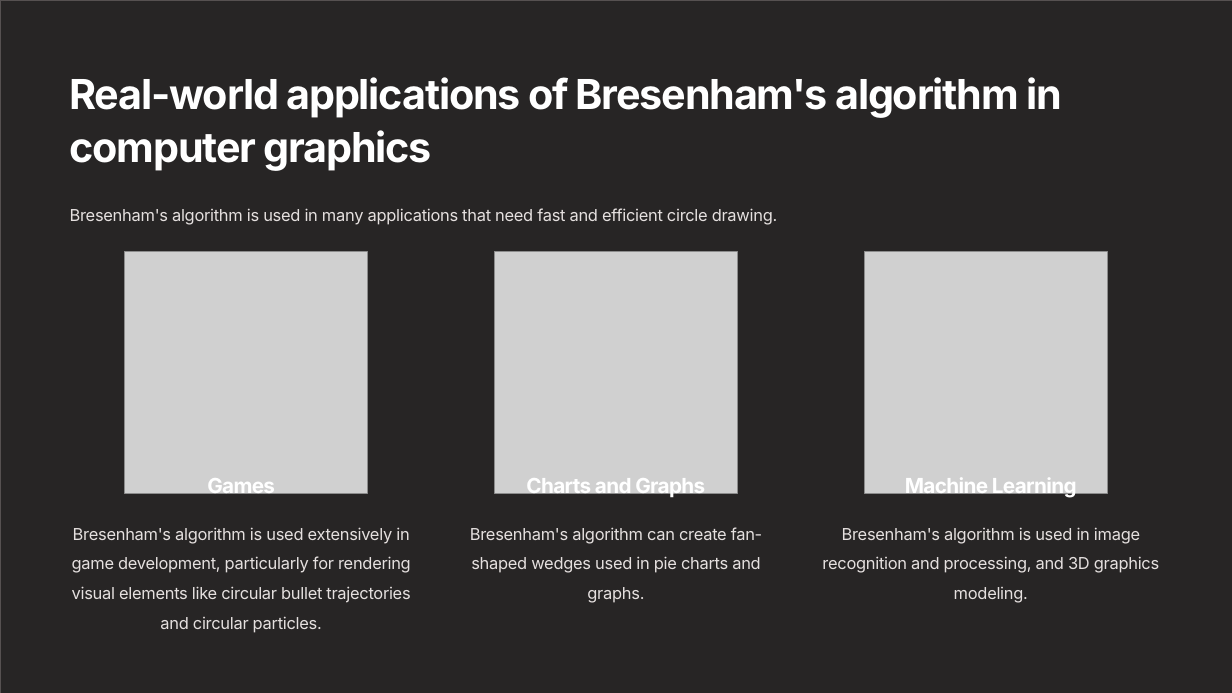
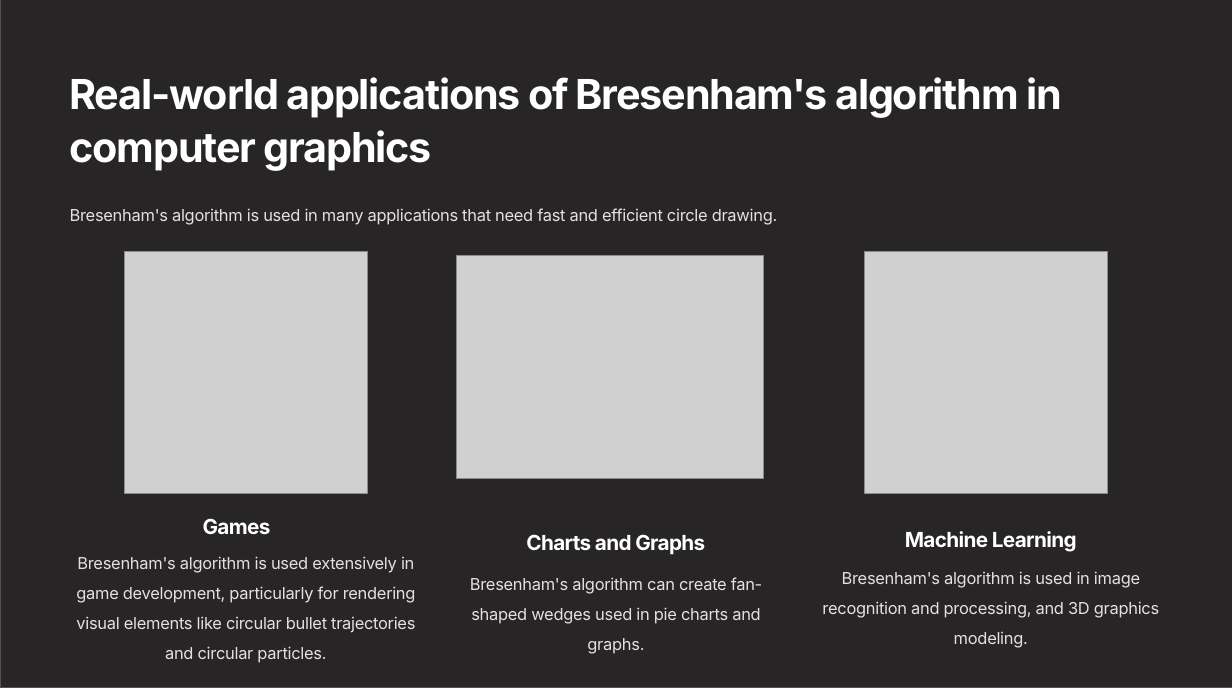
Before and after one commit to shahdhiraj/Presentation_slides, a slide deck: slide 6 of Bresenham's.pptx. Drawn at 1232x693 pixels with LibreOffice and Linux fonts; fonts in the diff are those of the drawing; grey boxes stand for pictures. Boxes give left, top, right and bottom in pixels: in the first picture for what was removed or moved away, otherwise in the second. Text is boxed around its words. In the diff, an @@ line names an element or a change of style, - is before the commit and + after.

Commit message:
final

```diff
--- a/Bresenham's.pptx
+++ b/Bresenham's.pptx
@@ rectangle: place and size @@
-rectangle at <box>0,0,1232,693</box>
+rectangle at <box>0,0,1232,688</box>
@@ picture: place and size @@
-picture at <box>494,252,738,494</box>
+picture at <box>457,256,763,478</box>
@@ text "Games": place and size @@
-text "Games" at <box>207,478,275,498</box>
+text "Games" at <box>203,518,271,535</box>
@@ text "Charts and Graphs": place and size @@
-text "Charts and Graphs" at <box>526,478,705,498</box>
+text "Charts and Graphs" at <box>526,534,705,555</box>
@@ text "Machine Learning": place and size @@
-text "Machine Learning" at <box>905,478,1077,498</box>
+text "Machine Learning" at <box>905,531,1077,552</box>
@@ text "Bresenham's algorithm is used extensively ...": place and size @@
-text "Bresenham's algorithm is used extensively ..." at <box>72,527,411,633</box>
+text "Bresenham's algorithm is used extensively ..." at <box>76,556,416,663</box>
@@ text "Bresenham's algorithm can create fan-shaped ...": place and size @@
-text "Bresenham's algorithm can create fan-shaped ..." at <box>470,527,762,573</box>
+text "Bresenham's algorithm can create fan-shaped ..." at <box>470,577,762,624</box>
@@ text "Bresenham's algorithm is used in ...": place and size @@
-text "Bresenham's algorithm is used in ..." at <box>822,527,1159,603</box>
+text "Bresenham's algorithm is used in ..." at <box>822,571,1159,648</box>
```
Also in this commit, not shown: 2 other slides changed, 3 slides added.
